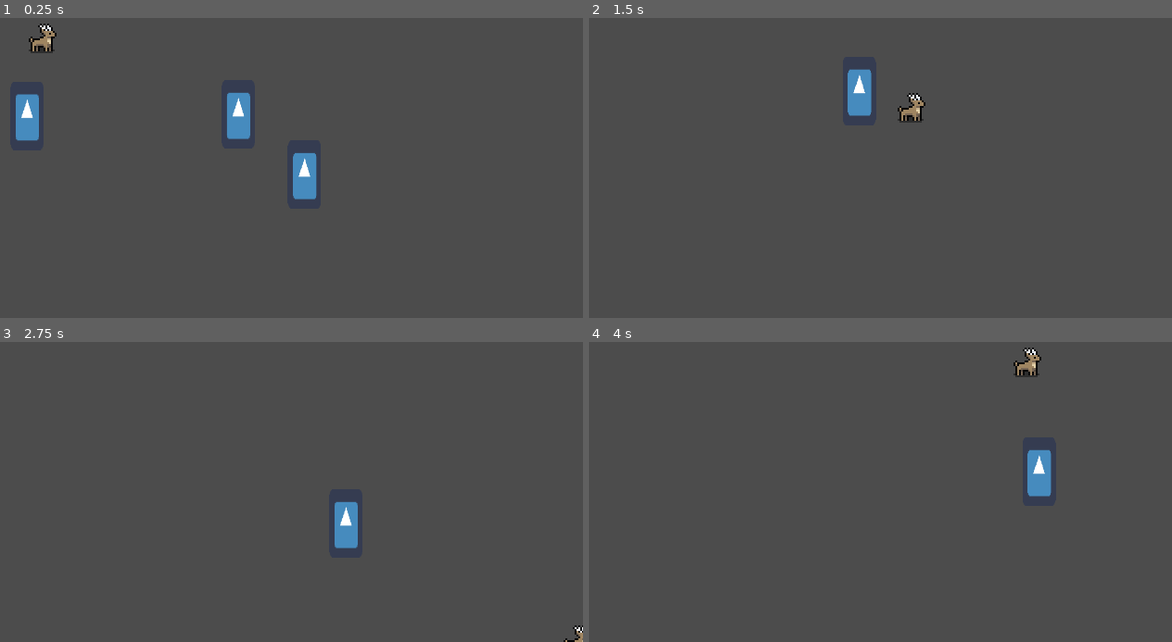
Above: before the commit, frames 1-4 (two rows, left to right).
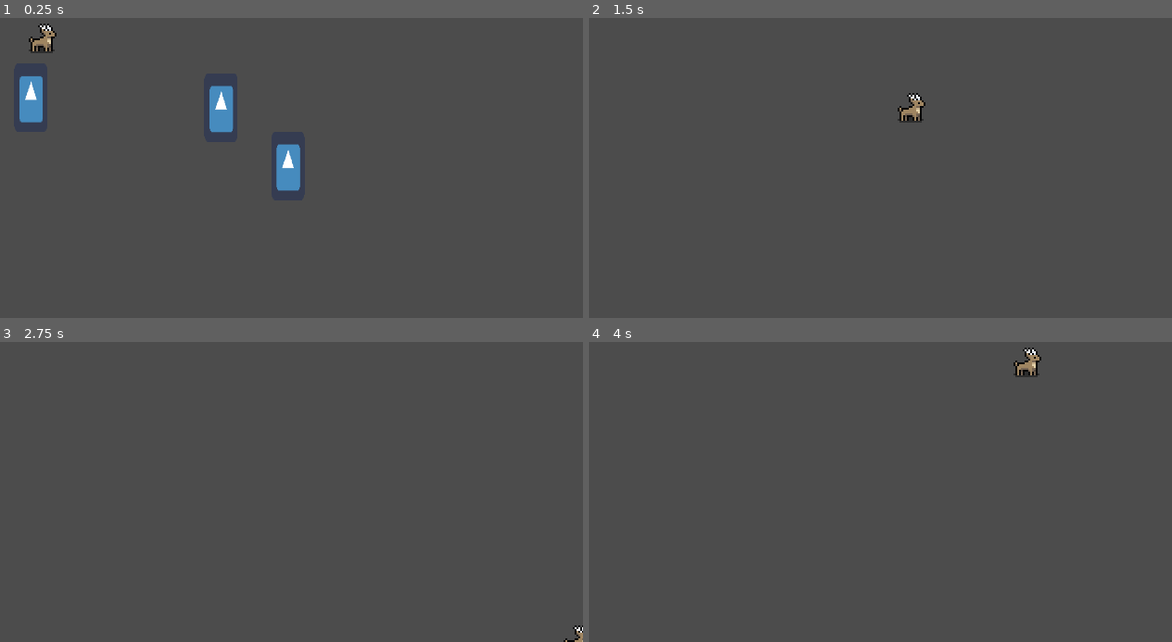
Above: after the commit, the same moments.

Repository: Maxi0272/Spil_2023
Game: Godot game, scene res://World/World.tscn
Same seed, same stepped clock (60 frames per second), same inputs: the game is played once before the commit and once after it. The engine's default icon, where the game draws it, is replaced by a stand-in: a white triangle on a blue panel in a dark square.
Inputs:
- Up to frame 1 (0.25 s): no input
- Up to frame 2 (1.5 s): hold D (right) 0.53-1.28 s; hold S (down) from 1.28 s (still down)
- Up to frame 3 (2.75 s): release S (down) at 2.03 s; hold D (right) from 2.03 s (still down)
- Up to frame 4 (4 s): release D (right) at 2.78 s; hold W (up) 2.78-3.53 s; hold A (left) from 3.53 s (still down)

The runs differ from the first frame. In frame 1, 2.7% of the frame differs, in the area x 2-55%, y 19-61%; in frame 2, 0.6%; in frame 3, 0.6%; in frame 4, 0.6%.

Commit message:
Made enemy speed variable work. No Move_Toward

Diff:
--- a/Game/World/Enemies/Enemy 1.gd
+++ b/Game/World/Enemies/Enemy 1.gd
@@ -3,21 +3,22 @@
 var distoplay
 
 var move = Vector2.ZERO
-
 var animation = Sprite
-var velocity = Vector2.ZERO
 var speed = 100
 var pos = Vector2.ZERO
 
 
 
 
+
 # Called when the node enters the scene tree for the first time.
-func _physics_process(_delta):
+func _physics_process(delta):
 	var Player = get_parent().get_node("Player")
 	pos = Player.position - position
 	pos = pos.normalized()
+	pos = pos * delta * speed
 	position += pos
+
 
 
 func _on_Hurtbox_area_entered(_area):
--- a/Game/project.godot
+++ b/Game/project.godot
@@ -18,8 +18,8 @@
 
 window/size/width=320
 window/size/height=180
-window/size/test_width=1280
-window/size/test_height=720
+window/size/test_width=1920
+window/size/test_height=1080
 window/stretch/mode="2d"
 
 [gui]
